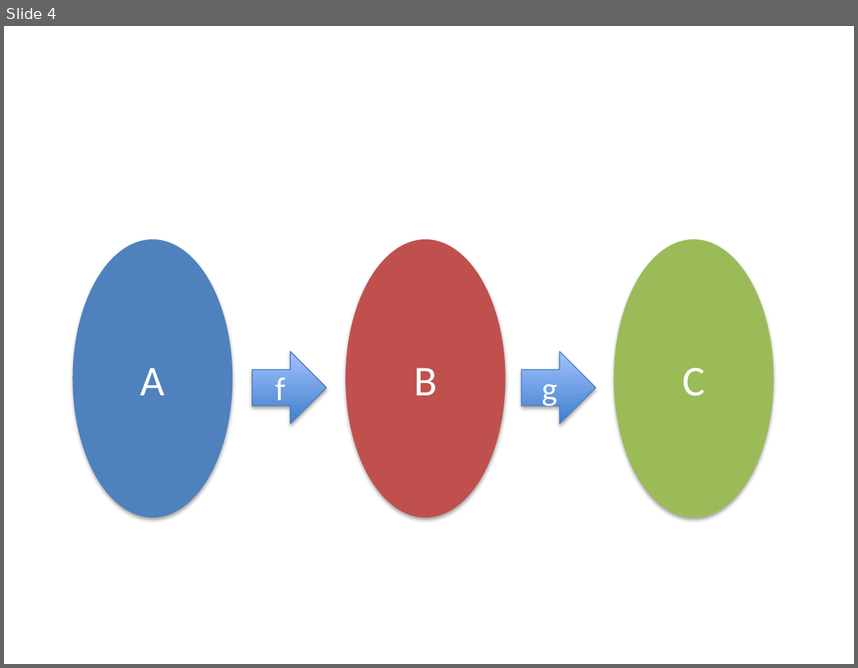
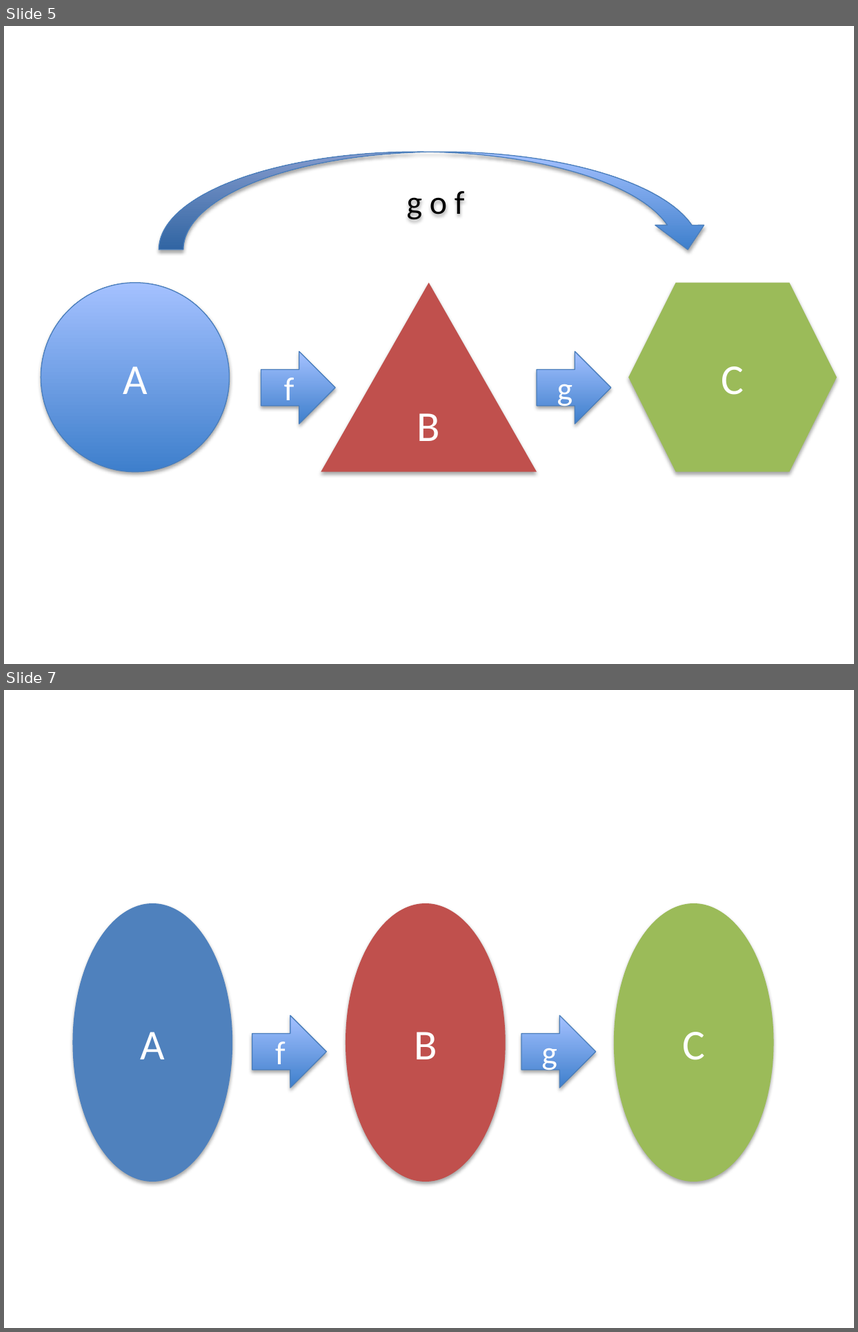
Before and after one commit to fp-tower/foundations, a slide deck: Diagrams.pptx. Shown one above the other, each under a label of ours: slide 4 before the commit, slides 5 and 7 after it; the slides between them are not shown. The pictures are 858x668 and 858x1332 pixels, drawn with LibreOffice and Linux fonts; fonts in the diff are those of the drawing. Boxes give left, top, right and bottom in pixels: in the first picture for what was removed or moved away, otherwise in the second. Text is boxed around its words. In the diff, an @@ line names an element or a change of style, - is before the commit and + after.

```diff
--- a/Diagrams.pptx
+++ b/Diagrams.pptx
@@ slide 5 added at [4,26,854,664], background #FFFFFF @@
@@ curved down arrow added at [159,152,712,250], fill gradient #3F80CE to #A4C4FF, outline #4B7EBC 0.75 pt, 28 pt, text #000000 @@
+g o f
@@ ellipse added at [41,283,229,472], fill gradient #3F80CE to #A4C4FF, outline #4B7EBC 0.75 pt, 36 pt, text #FFFFFF @@
+A
@@ triangle added at [321,283,537,472], fill #C0504D, 36 pt, text #FFFFFF @@
+B
@@ hexagon added at [629,283,837,472], fill #9BBB59, 36 pt, text #FFFFFF @@
+C
@@ right arrow added at [261,352,335,424], fill gradient #3F80CE to #A4C4FF, outline #4B7EBC 0.75 pt, 28 pt, text #FFFFFF @@
+f
@@ right arrow added at [537,352,611,424], fill gradient #3F80CE to #A4C4FF, outline #4B7EBC 0.75 pt, 28 pt, text #FFFFFF @@
+g
@@ what was slide 4 is now slide 7 @@
```
Also in this commit, not shown: 6 slides changed, 2 other slides added, 18 other files.
